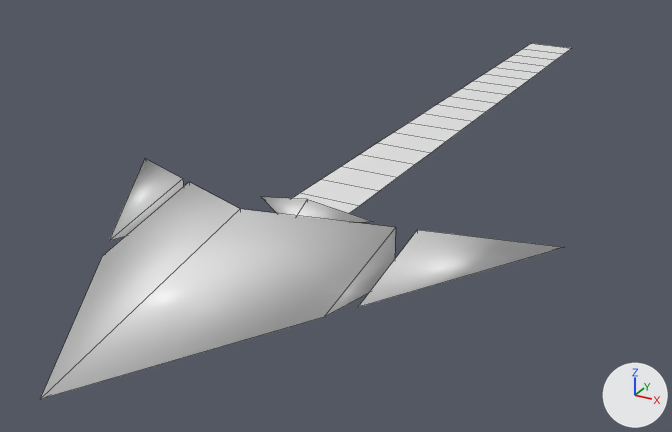
The FBX model Assets/Meshes/SM_Ship.fbx: old version first, new version second.
Rendered twice from a 50 mm lens placed at (2.66, -3.77, 2.27), pointed at (-0.34, 1.68, -0.46). Lighting does not change. The marker at lower right points along +X, +Y and +Z. Mesh edges are drawn as thin lines.

The first picture shows 'Vert'.
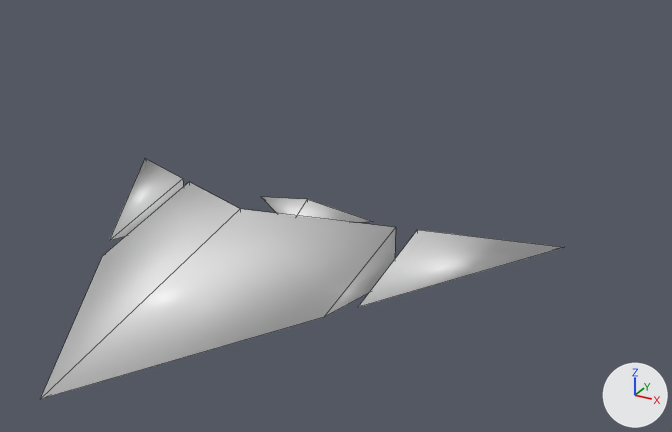
Location of each change, (x1, y1, x2, y2) in pixels of the pictures (672 x 432 px):
'Vert', reshaped (32% shorter)
    before: (40, 44, 571, 399)
    after: (40, 159, 564, 399)
part 1 of me_vert, deleted
    before: (292, 44, 571, 213)

What the commit changed:
me_vert has 60 vertices, 40 faces and spans x -1.5..1.5, y -1.5..5.7, z -0.3..0.3.
me_vert is used by ob_vert; location (0.0, 0.0, 0.0).
me_vert part 1: the loose piece of 38 vertices spanning x -0.22..0.22, y 0.7..5.7, z 0.0 is deleted.
me_vert no longer uses material mat_trail (white #e7e7e7).
